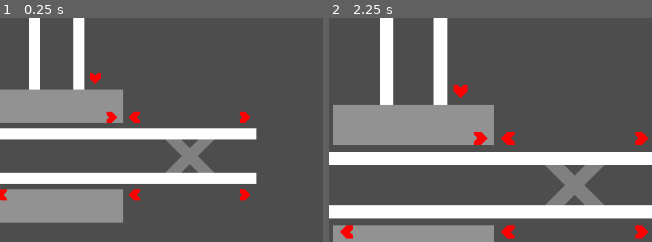
Above: before the commit, frames 1-2 (left to right).
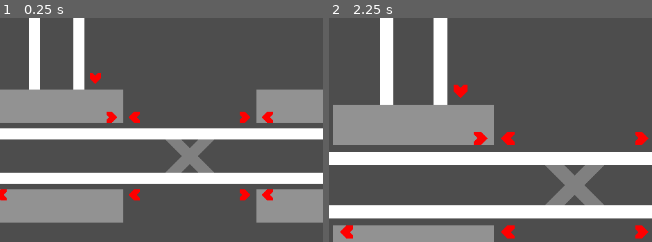
Above: after the commit, the same moments.

Repository: TurbogamesDev/signal-flow
Game: Godot game, scene res://Assets/Scenes/main.tscn
Same seed, same stepped clock (60 frames per second), same inputs: the game is played once before the commit and once after it.
Inputs (mouse positions are % of the whole screen's width and height, from its top left):
- Up to frame 1 (0.25 s): no input
- Up to frame 2 (2.25 s): move the mouse to (50, 30) at 0.52 s; right-click (50, 30) at 0.6 s; click (50, 30) at 0.67 s; move the mouse to (65, 34) at 1.27 s; click (65, 34) at 1.35 s; move the mouse to (53, 39) at 2.02 s; tap Mouse wheel up (zoom_in) at 2.1 s; click (53, 39) at 2.17 s
The pictures show only the part of the screen within x 50-100%, y 50-100%; the shares and areas given below are measured in that part.

The runs differ from the first frame. In frame 1, 8.5% of the frame differs, in the area x 79-100%, y 31-92%; in frame 2, nothing differs.

Commit message:
Added West_Entry terminating station tiles

Diff:
--- /dev/null
+++ b/Assets/Scenes/Track_Segments/Regular_Track_Segments/Reversing_Track_Segments/west_entry_reversing_train_track_segment.tscn
@@ -0,0 +1,42 @@
+[gd_scene format=3 uid="uid://bukelr4o4axoc"]
+
+[ext_resource type="PackedScene" uid="uid://bhmfp1h05agj4" path="res://Assets/Scenes/Track_Segments/base_train_track_segment.tscn" id="1_1u84c"]
+[ext_resource type="PackedScene" uid="uid://4iylqgc4sm16" path="res://Assets/Scenes/train_track_piece.tscn" id="2_mrtgv"]
+[ext_resource type="PackedScene" uid="uid://bd54lagrdbynd" path="res://Assets/Scenes/signal.tscn" id="3_x8qpi"]
+
+[node name="WestEntry_Reversing_TrainTrackSegment" unique_id=433729378 node_paths=PackedStringArray("exitDirectionToNextTrainTrackSegmentMap", "entryDirectionToTrainTrackPieceMap", "trainTrackPieces") instance=ExtResource("1_1u84c")]
+directionMap = Dictionary[int, int]({
+2: 7,
+6: 3
+})
+exitDirectionToNextTrainTrackSegmentMap = {
+3: null,
+7: null
+}
+entryDirectionToTrainTrackPieceMap = {
+2: NodePath("TrainTrackPieces/TrainTrackPiece_1"),
+6: NodePath("TrainTrackPieces/TrainTrackPiece_2")
+}
+trainTrackPieces = [NodePath("TrainTrackPieces/TrainTrackPiece_1"), NodePath("TrainTrackPieces/TrainTrackPiece_2")]
+
+[node name="TrainTrackPiece_1" parent="TrainTrackPieces" index="0" unique_id=753067915 node_paths=PackedStringArray("trainSignal") instance=ExtResource("2_mrtgv")]
+position = Vector2(192, 64)
+rotation = -3.1415927
+points = PackedVector2Array(192, 0, 0, 0, 192, 0)
+trainSignal = NodePath("../../Signals/Signal_1")
+
+[node name="TrainTrackPiece_2" parent="TrainTrackPieces" index="1" unique_id=1205965602 node_paths=PackedStringArray("trainSignal") instance=ExtResource("2_mrtgv")]
+position = Vector2(192, 128)
+rotation = -3.1415927
+points = PackedVector2Array(192, 0, 0, 0, 192, 0)
+trainSignal = NodePath("../../Signals/Signal_2")
+
+[node name="Signal_1" parent="Signals" index="0" unique_id=1196814178 instance=ExtResource("3_x8qpi")]
+position = Vector2(16, 40)
+rotation = -3.1415927
+direction = 7
+
+[node name="Signal_2" parent="Signals" index="1" unique_id=1309332232 instance=ExtResource("3_x8qpi")]
+position = Vector2(16, 152)
+rotation = -3.1415927
+direction = 3
--- /dev/null
+++ b/Assets/Scenes/Track_Segments/Station_Track_Segments/Terminating_Station_Track_Segments/west_entry_terminating_station_train_track_segment.tscn
@@ -0,0 +1,41 @@
+[gd_scene format=3 uid="uid://clxj1dofn1las"]
+
+[ext_resource type="PackedScene" uid="uid://e7q1mm6odlp2" path="res://Assets/Scenes/Track_Segments/base_station_train_track_segment.tscn" id="1_xrd64"]
+[ext_resource type="PackedScene" uid="uid://d4bh4lct5v62s" path="res://Assets/Scenes/platform.tscn" id="2_chvwv"]
+[ext_resource type="PackedScene" uid="uid://c58rvqk1x6r6r" path="res://Assets/Scenes/platform_sensor.tscn" id="3_1ytnc"]
+[ext_resource type="PackedScene" uid="uid://bukelr4o4axoc" path="res://Assets/Scenes/Track_Segments/Regular_Track_Segments/Reversing_Track_Segments/west_entry_reversing_train_track_segment.tscn" id="4_sw05k"]
+
+[node name="WestEntry_Terminating_Station_TrainTrackSegment" unique_id=550226409 node_paths=PackedStringArray("entryTrainTrackSegment", "exitDirectionToNextTrainTrackSegmentMap") instance=ExtResource("1_xrd64")]
+entryTrainTrackSegment = NodePath("TrainTrackSegments/WestEntry_Reversing_TrainTrackSegment")
+exitDirectionToNextTrainTrackSegmentMap = {
+3: null,
+7: null
+}
+
+[node name="Platform_1" parent="Platforms" parent_id_path=PackedInt32Array(1485539501) index="0" unique_id=496679351 instance=ExtResource("2_chvwv")]
+z_as_relative = false
+position = Vector2(96, 24)
+
+[node name="Platform_2" parent="Platforms" parent_id_path=PackedInt32Array(1485539501) index="1" unique_id=161039428 instance=ExtResource("2_chvwv")]
+position = Vector2(96, 168)
+
+[node name="PlatformSensor_1" parent="PlatformSensors" parent_id_path=PackedInt32Array(1700686894) index="0" unique_id=1867313335 instance=ExtResource("3_1ytnc")]
+z_index = 15
+position = Vector2(136, 64)
+rotation = -6.2831855
+terminatingPlatform = true
+
+[node name="PlatformSensor_2" parent="PlatformSensors" parent_id_path=PackedInt32Array(1700686894) index="1" unique_id=753766397 instance=ExtResource("3_1ytnc")]
+z_index = 15
+position = Vector2(136, 128)
+terminatingPlatform = true
+
+[node name="WestEntry_Reversing_TrainTrackSegment" parent="TrainTrackSegments" parent_id_path=PackedInt32Array(1330607345) index="0" unique_id=433729378 node_paths=PackedStringArray("exitDirectionToNextTrainTrackSegmentMap", "entryDirectionToTrainTrackPieceMap") instance=ExtResource("4_sw05k")]
+exitDirectionToNextTrainTrackSegmentMap = {
+3: null,
+7: null
+}
+entryDirectionToTrainTrackPieceMap = {
+2: NodePath("TrainTrackPieces/TrainTrackPiece_1"),
+6: NodePath("TrainTrackPieces/TrainTrackPiece_2")
+}
--- a/Assets/Scenes/Track_Segments/Switching_Track_Segments/Double_Crossover_Track_Segments/horizontal_double_crossover_switching_train_track_segment.tscn
+++ b/Assets/Scenes/Track_Segments/Switching_Track_Segments/Double_Crossover_Track_Segments/horizontal_double_crossover_switching_train_track_segment.tscn
@@ -1,11 +1,11 @@
-[gd_scene load_steps=5 format=3 uid="uid://d10b6gac1yc5p"]
+[gd_scene format=3 uid="uid://d10b6gac1yc5p"]
 
 [ext_resource type="PackedScene" uid="uid://jks56xlsixau" path="res://Assets/Scenes/Track_Segments/base_switching_train_track_segment.tscn" id="1_iwhk6"]
 [ext_resource type="PackedScene" uid="uid://uof2mkd5iamg" path="res://Assets/Scenes/Track_Segments/Regular_Track_Segments/Straight_Track_Segments/east_to_west_train_track_segment.tscn" id="2_upy3m"]
 [ext_resource type="PackedScene" uid="uid://cm2i36frehr82" path="res://Assets/Scenes/Track_Segments/Singular_Track_Segments/Lane_Changing_Track_Segments/horizontal_following_to_opposing_single_train_track_segment.tscn" id="3_clyim"]
 [ext_resource type="PackedScene" uid="uid://bap3qogtv2foq" path="res://Assets/Scenes/Track_Segments/Singular_Track_Segments/Lane_Changing_Track_Segments/horizontal_opposing_to_following_single_train_track_segment.tscn" id="4_y14x6"]
 
-[node name="Horizontal_DoubleCrossover_SwitchingTrainTrackSegment" node_paths=PackedStringArray("trainTrackSegments", "exitDirectionToNextTrainTrackSegmentMap") instance=ExtResource("1_iwhk6")]
+[node name="Horizontal_DoubleCrossover_SwitchingTrainTrackSegment" unique_id=578982062 node_paths=PackedStringArray("trainTrackSegments", "exitDirectionToNextTrainTrackSegmentMap") instance=ExtResource("1_iwhk6")]
 trainTrackSegments = [NodePath("TrainTrackSegments/EastToWest_TrainTrackSegment"), NodePath("TrainTrackSegments/Horizontal_FollowingToOpposing_SingleTrainTrackSegment"), NodePath("TrainTrackSegments/Horizontal_OpposingToFollowing_SingleTrainTrackSegment")]
 exitDirectionToNextTrainTrackSegmentMap = {
 2: null,
@@ -14,17 +14,17 @@
 7: null
 }
 
-[node name="EastToWest_TrainTrackSegment" parent="TrainTrackSegments" index="0" node_paths=PackedStringArray("exitDirectionToNextTrainTrackSegmentMap", "entryDirectionToTrainTrackPieceMap") instance=ExtResource("2_upy3m")]
+[node name="EastToWest_TrainTrackSegment" parent="TrainTrackSegments" index="0" unique_id=1163675223 node_paths=PackedStringArray("exitDirectionToNextTrainTrackSegmentMap", "entryDirectionToTrainTrackPieceMap") instance=ExtResource("2_upy3m")]
 exitDirectionToNextTrainTrackSegmentMap = {
 2: null,
 3: null
 }
 entryDirectionToTrainTrackPieceMap = {
 2: NodePath("TrainTrackPieces/TrainTrackPiece_1"),
-3: null
+3: NodePath("TrainTrackPieces/TrainTrackPiece_2")
 }
 
-[node name="Horizontal_FollowingToOpposing_SingleTrainTrackSegment" parent="TrainTrackSegments" index="1" node_paths=PackedStringArray("exitDirectionToNextTrainTrackSegmentMap", "entryDirectionToTrainTrackPieceMap") instance=ExtResource("3_clyim")]
+[node name="Horizontal_FollowingToOpposing_SingleTrainTrackSegment" parent="TrainTrackSegments" index="1" unique_id=73624038 node_paths=PackedStringArray("exitDirectionToNextTrainTrackSegmentMap", "entryDirectionToTrainTrackPieceMap") instance=ExtResource("3_clyim")]
 position = Vector2(0, 64)
 exitDirectionToNextTrainTrackSegmentMap = {
 6: null,
@@ -35,7 +35,7 @@
 3: NodePath("TrainTrackPieces/TrainTrackPiece_2")
 }
 
-[node name="Horizontal_OpposingToFollowing_SingleTrainTrackSegment" parent="TrainTrackSegments" index="2" node_paths=PackedStringArray("exitDirectionToNextTrainTrackSegmentMap", "entryDirectionToTrainTrackPieceMap") instance=ExtResource("4_y14x6")]
+[node name="Horizontal_OpposingToFollowing_SingleTrainTrackSegment" parent="TrainTrackSegments" index="2" unique_id=649297843 node_paths=PackedStringArray("exitDirectionToNextTrainTrackSegmentMap", "entryDirectionToTrainTrackPieceMap") instance=ExtResource("4_y14x6")]
 position = Vector2(0, 64)
 exitDirectionToNextTrainTrackSegmentMap = {
 2: null,
--- a/Assets/Scenes/main.tscn
+++ b/Assets/Scenes/main.tscn
@@ -1,5 +1,6 @@
 [gd_scene format=3 uid="uid://fdrxtvto2fgg"]
 
+[ext_resource type="PackedScene" uid="uid://clxj1dofn1las" path="res://Assets/Scenes/Track_Segments/Station_Track_Segments/Terminating_Station_Track_Segments/west_entry_terminating_station_train_track_segment.tscn" id="1_4qkp8"]
 [ext_resource type="PackedScene" uid="uid://d0swi8sb81sqg" path="res://Assets/Scenes/train.tscn" id="2_qplxx"]
 [ext_resource type="PackedScene" uid="uid://cesm7sakpbvy4" path="res://Assets/Scenes/Track_Segments/Switching_Track_Segments/Two_Way_Track_Segments/east_to_west_and_south_to_west_switching_train_track_segment.tscn" id="4_guoxd"]
 [ext_resource type="PackedScene" uid="uid://tyj41evmy1c6" path="res://Assets/Scenes/Track_Segments/Regular_Track_Segments/Straight_Track_Segments/north_to_south_train_track_segment.tscn" id="4_rvsrt"]
@@ -14,6 +15,16 @@
 [ext_resource type="PackedScene" uid="uid://chclxkeh881js" path="res://Assets/Scenes/pannable_camera.tscn" id="12_ttgh6"]
 
 [node name="Main" type="Node2D" unique_id=521555461]
+
+[node name="WestEntry_Terminating_Station_TrainTrackSegment" parent="." unique_id=550226409 node_paths=PackedStringArray("exitDirectionToNextTrainTrackSegmentMap") instance=ExtResource("1_4qkp8")]
+position = Vector2(480, 104)
+exitDirectionToNextTrainTrackSegmentMap = {
+3: NodePath("../2_Horizontal_DoubleCrossover_SwitchingTrainTrackSegment"),
+7: NodePath("../2_Horizontal_DoubleCrossover_SwitchingTrainTrackSegment")
+}
+
+[node name="PannableCamera" parent="." unique_id=1036719170 instance=ExtResource("12_ttgh6")]
+zoomFactor = 1.1
 
 [node name="Train" parent="." unique_id=1365227595 node_paths=PackedStringArray("currentTrainTrackSegment") instance=ExtResource("2_qplxx")]
 position = Vector2(-432, 0)
@@ -70,16 +81,16 @@
 [node name="2_Horizontal_DoubleCrossover_SwitchingTrainTrackSegment" parent="." unique_id=1005152793 node_paths=PackedStringArray("exitDirectionToNextTrainTrackSegmentMap") instance=ExtResource("8_4357x")]
 position = Vector2(288, 104)
 exitDirectionToNextTrainTrackSegmentMap = {
-2: null,
-3: null,
-6: null,
-7: null
+2: NodePath("../WestEntry_Terminating_Station_TrainTrackSegment"),
+3: NodePath("../Horizontal_Through_StationTrainTrackSegment"),
+6: NodePath("../WestEntry_Terminating_Station_TrainTrackSegment"),
+7: NodePath("../Horizontal_Through_StationTrainTrackSegment")
 }
 
 [node name="EastToWest_and_NorthToEast_SwitchingTrainTrackSegment" parent="." unique_id=1004736485 node_paths=PackedStringArray("exitDirectionToNextTrainTrackSegmentMap") instance=ExtResource("8_f8o6k")]
 position = Vector2(-96, 104)
 exitDirectionToNextTrainTrackSegmentMap = {
-0: null,
+0: NodePath("../2_NorthToSouth_TrainTrackSegment"),
 2: NodePath("../Horizontal_Through_StationTrainTrackSegment"),
 3: NodePath("../NorthToSouth_and_NorthToEast_SwitchingTrainTrackSegment")
 }
@@ -128,12 +139,9 @@
 1: NodePath("../NorthToSouth_and_NorthToEast_SwitchingTrainTrackSegment")
 }
 
-[node name="EastEntry_Terminating_Station_TrainTrackSegment" parent="." unique_id=550226409 node_paths=PackedStringArray("exitDirectionToNextTrainTrackSegmentMap") instance=ExtResource("11_ttgh6")]
+[node name="EastEntry_Terminating_Station_TrainTrackSegment" parent="." unique_id=1485758931 node_paths=PackedStringArray("exitDirectionToNextTrainTrackSegmentMap") instance=ExtResource("11_ttgh6")]
 position = Vector2(-288, -280)
 exitDirectionToNextTrainTrackSegmentMap = {
 2: null,
 6: null
 }
-
-[node name="PannableCamera" parent="." unique_id=1036719170 instance=ExtResource("12_ttgh6")]
-zoomFactor = 1.1
--- a/Assets/Scripts/train.gd
+++ b/Assets/Scripts/train.gd
@@ -5,8 +5,6 @@
 @export var currentDirection: Enums.TrainDirection
 
 var currentTrainTrackPiece: TrainTrackPiece
-
-var currentColourTween
 
 var lastSignalSensor: SignalSensor
 
@@ -16,7 +14,7 @@
 const MOVING_COLOR: Color = Color(1, 1, 1, 1)
 const PLATFORM_COLOR: Color = Color(0.75, 0.75, 0.75, 1)
 
-const PLATFORM_WAIT_TIME: float = 15.0
+const PLATFORM_WAIT_TIME: float = 3.0
 
 const ACCELERATION_CONSTANT: float = 96.0
 const DECELERATION_CONSTANT: float = -384.0
@@ -107,6 +105,10 @@
 
 	currentTrainTrackPiece = currentTrainTrackSegment.entryDirectionToTrainTrackPieceMap.get(currentDirection)
 
+	if not currentTrainTrackPiece:
+		print(currentTrainTrackSegment.name)
+		print(currentTrainTrackSegment.entryDirectionToTrainTrackPieceMap)
+
 	currentTrainTrackSegment.trainsInTrack.append(self)
 
 	currentTrainTrackPiece.connectTrain(self)
@@ -162,7 +164,8 @@
 
 func handlePlatformSensorDetection(platform_sensor: PlatformSensor):
 	if platform_sensor.terminatingPlatform:
-		pass
+		# temporary
+		handleThroughPlatformSensorDetection()
 	else:
 		handleThroughPlatformSensorDetection()
 
